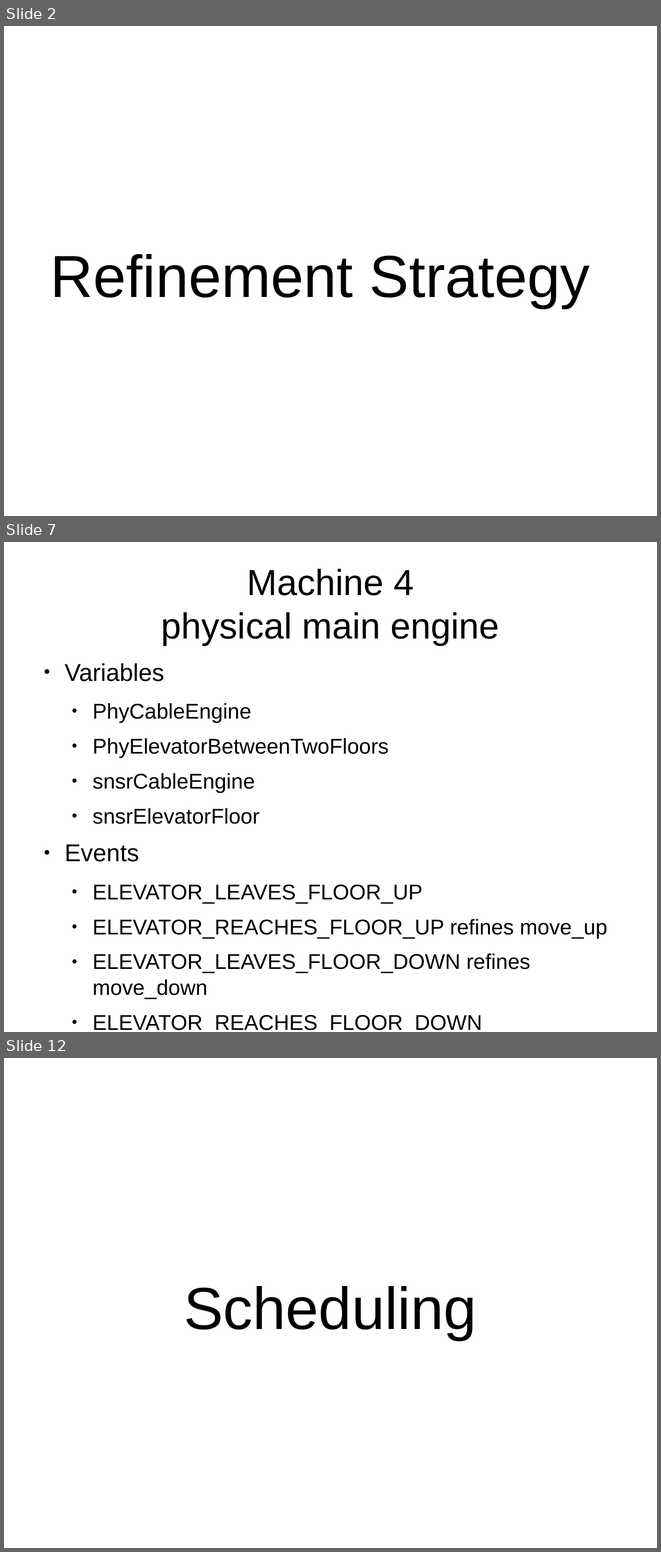
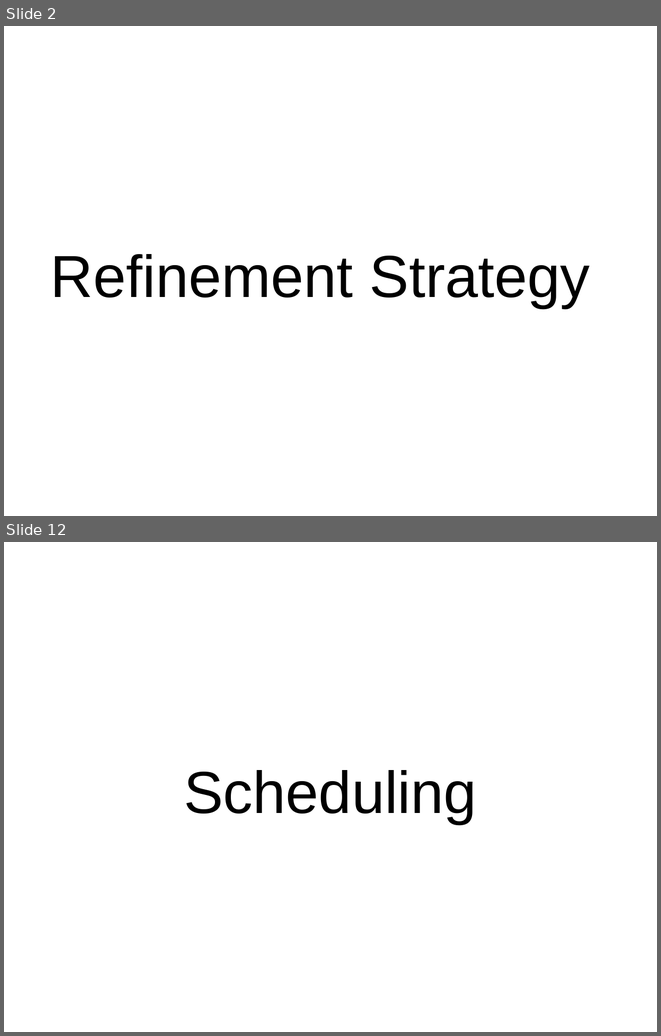
Before and after one commit to copton/ProvenLift, a slide deck: presentation/provenlift.odp. Shown one above the other, each under a label of ours: slides 2, 7 and 12 before the commit, slides 2 and 12 after it; the slides between them are not shown. The pictures are 661x1552 and 661x1036 pixels, drawn with LibreOffice and Linux fonts; fonts in the diff are those of the drawing. Boxes give left, top, right and bottom in pixels: in the first picture for what was removed or moved away, otherwise in the second. Text is boxed around its words. In the diff, an @@ line names an element or a change of style, - is before the commit and + after.

```diff
--- a/presentation/provenlift.odp
+++ b/presentation/provenlift.odp
@@ slide 7 removed at bbox=[4, 542, 657, 1032], background #FFFFFF @@
@@ title removed at bbox=[161, 568, 499, 645] @@
-Machine 4
-physical main engine
@@ text removed at bbox=[64, 663, 607, 1030] @@
-● Variables
-  ● PhyCableEngine
-  ● PhyElevatorBetweenTwoFloors
-  ● snsrCableEngine
-  ● snsrElevatorFloor
-● Events
-  ● ELEVATOR_LEAVES_FLOOR_UP
-  ● ELEVATOR_REACHES_FLOOR_UP refines move_up
-  ● ELEVATOR_LEAVES_FLOOR_DOWN refines move_down
-  ● ELEVATOR_REACHES_FLOOR_DOWN
-  ● STOP_CABLE_ENGINE
```
Also in this commit, not shown: 6 slides changed, 8 slides added, 5 other slides removed.
